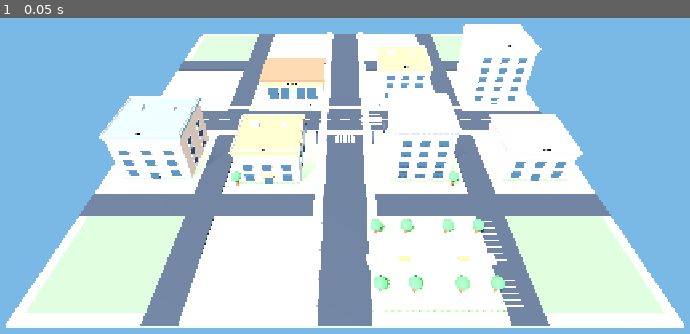
Above: before the commit, frame 1.
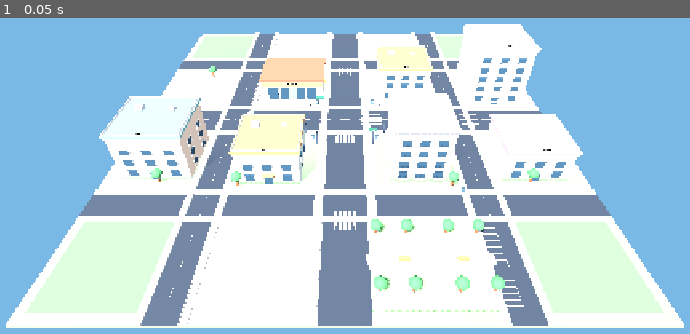
Above: after the commit, the same moment.

Repository: uchihabaha05-del/MINI-WORLD-TYCOON
Game: Godot game, scene res://scenes/Main.tscn
The game is run twice, just before and just after one commit, with the same random seed, the same clock (stepped at 60 frames per second) and the same inputs.
Inputs:
- Up to frame 1 (0.05 s): no input

The runs differ from the first frame. In frame 1, 3.4% of the frame differs, in the area x 10-90%, y 4-98%.

Commit message:
Add detailed streets, crossings and roadside props

Diff:
--- a/scripts/world_builder.gd
+++ b/scripts/world_builder.gd
@@ -23,6 +23,7 @@
 	_build_city_buildings()
 	_build_park()
 	_build_street_details()
+	_build_roadside_furniture()
 
 func _build_ground() -> void:
 	_box(self, Vector3(110, 0.5, 110), Vector3(0, -0.3, 0), GRASS, "CityGround")
@@ -41,6 +42,31 @@
 		_box(self, Vector3(110, 0.1, 6), Vector3(0, 0.015, z), ROAD, "SideRoad")
 	for x in [-30.0, 30.0]:
 		_box(self, Vector3(6, 0.1, 110), Vector3(x, 0.015, 0), ROAD, "SideRoad")
+
+	# Continuous sidewalks and raised curbs beside the secondary streets.
+	for z in [-30.0, 30.0]:
+		for side in [-1.0, 1.0]:
+			_box(self, Vector3(110, 0.16, 1.5), Vector3(0, 0.11, z + side * 3.75), SIDEWALK, "SideRoadSidewalk")
+			_box(self, Vector3(110, 0.22, 0.18), Vector3(0, 0.17, z + side * 3.05), Color("#aaa99f"), "SideRoadCurb")
+	for x in [-30.0, 30.0]:
+		for side in [-1.0, 1.0]:
+			_box(self, Vector3(1.5, 0.16, 110), Vector3(x + side * 3.75, 0.11, 0), SIDEWALK, "SideRoadSidewalk")
+			_box(self, Vector3(0.18, 0.22, 110), Vector3(x + side * 3.05, 0.17, 0), Color("#aaa99f"), "SideRoadCurb")
+
+	# Broken centre markings on the secondary roads.
+	for i in range(-9, 10):
+		var mark_pos := float(i) * 5.5
+		for z in [-30.0, 30.0]:
+			_box(self, Vector3(2.5, 0.025, 0.12), Vector3(mark_pos, 0.09, z), LINE, "SideRoadMarking")
+		for x in [-30.0, 30.0]:
+			_box(self, Vector3(0.12, 0.025, 2.5), Vector3(x, 0.09, mark_pos), LINE, "SideRoadMarking")
+
+	# Zebra crossings at the four outer road junctions.
+	for junction in [-30.0, 30.0]:
+		for i in range(5):
+			var stripe := -2.0 + float(i) * 1.0
+			_box(self, Vector3(0.45, 0.03, 4.8), Vector3(stripe, 0.12, junction + 4.0), Color.WHITE, "SideCrosswalk")
+			_box(self, Vector3(4.8, 0.03, 0.45), Vector3(junction + 4.0, 0.12, stripe), Color.WHITE, "SideCrosswalk")
 
 	# Sidewalk strips beside the main streets.
 	for side in [-1.0, 1.0]:
@@ -179,6 +205,67 @@
 	for z in [-10.0, 10.0]:
 		_lamp(self, Vector3(7.0, 0, z))
 		_lamp(self, Vector3(-7.0, 0, z))
+
+
+func _build_roadside_furniture() -> void:
+	# Waste bins near pedestrian corners.
+	for pos in [
+		Vector3(-8.0, 0, -8.0), Vector3(8.0, 0, 8.0),
+		Vector3(-8.0, 0, 8.0), Vector3(8.0, 0, -8.0),
+		Vector3(-26.0, 0, -26.0), Vector3(26.0, 0, 26.0)
+	]:
+		_trash_bin(self, pos)
+
+	# Short protective bollards around selected sidewalk corners.
+	for x in [-8.0, 8.0]:
+		for z in [-8.0, 8.0]:
+			_bollard(self, Vector3(x, 0, z))
+
+	# Street-name signs at the central junction.
+	_street_sign(self, Vector3(-7.2, 0, -7.2), "MAIN ST")
+	_street_sign(self, Vector3(7.2, 0, 7.2), "MARKET ST")
+
+	# A few extra trees soften the edges of the outer blocks.
+	for x in [-42.0, 42.0]:
+		for z in [-23.0, 23.0]:
+			_tree(self, Vector3(x, 0, z))
+
+func _trash_bin(parent: Node3D, pos: Vector3) -> void:
+	_box(parent, Vector3(0.72, 0.95, 0.68), pos + Vector3(0, 0.48, 0), Color("#4d6870"), "StreetTrashBin")
+	_box(parent, Vector3(0.82, 0.12, 0.76), pos + Vector3(0, 1.0, 0), Color("#34474d"), "TrashBinLid")
+	_box(parent, Vector3(0.38, 0.08, 0.04), pos + Vector3(0, 0.68, 0.36), Color("#d8e2dc"), "TrashBinSlot")
+
+func _bollard(parent: Node3D, pos: Vector3) -> void:
+	var post := MeshInstance3D.new()
+	post.name = "SidewalkBollard"
+	var mesh := CylinderMesh.new()
+	mesh.top_radius = 0.12
+	mesh.bottom_radius = 0.16
+	mesh.height = 0.8
+	post.mesh = mesh
+	post.position = pos + Vector3(0, 0.4, 0)
+	post.material_override = _material(Color("#d7d0bd"))
+	parent.add_child(post)
+
+func _street_sign(parent: Node3D, pos: Vector3, sign_text: String) -> void:
+	var pole := MeshInstance3D.new()
+	pole.name = "StreetSignPole"
+	var mesh := CylinderMesh.new()
+	mesh.top_radius = 0.045
+	mesh.bottom_radius = 0.06
+	mesh.height = 2.5
+	pole.mesh = mesh
+	pole.position = pos + Vector3(0, 1.25, 0)
+	pole.material_override = _material(Color("#53616a"))
+	parent.add_child(pole)
+	_box(parent, Vector3(2.2, 0.62, 0.12), pos + Vector3(0, 2.35, 0), Color("#386d59"), "StreetNamePlate")
+	var label := Label3D.new()
+	label.text = sign_text
+	label.font_size = 24
+	label.pixel_size = 0.008
+	label.position = pos + Vector3(0, 2.35, 0.09)
+	label.modulate = Color.WHITE
+	parent.add_child(label)
 
 func _tree(parent: Node3D, pos: Vector3) -> void:
 	var trunk := MeshInstance3D.new()
